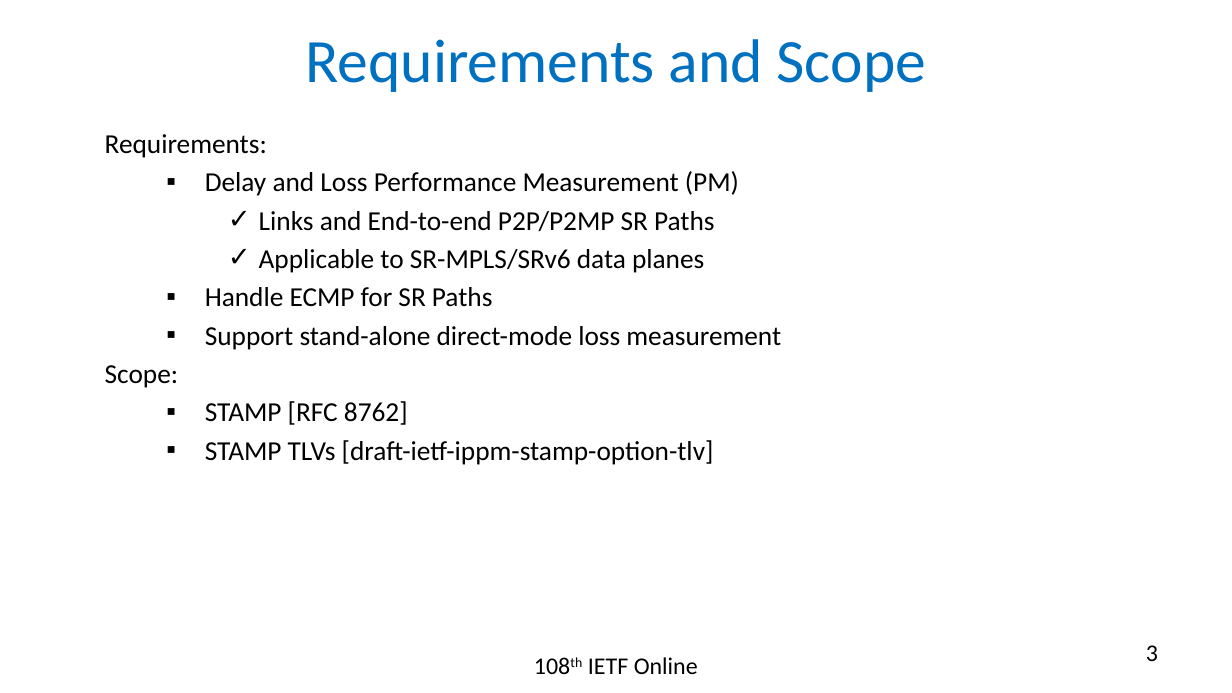
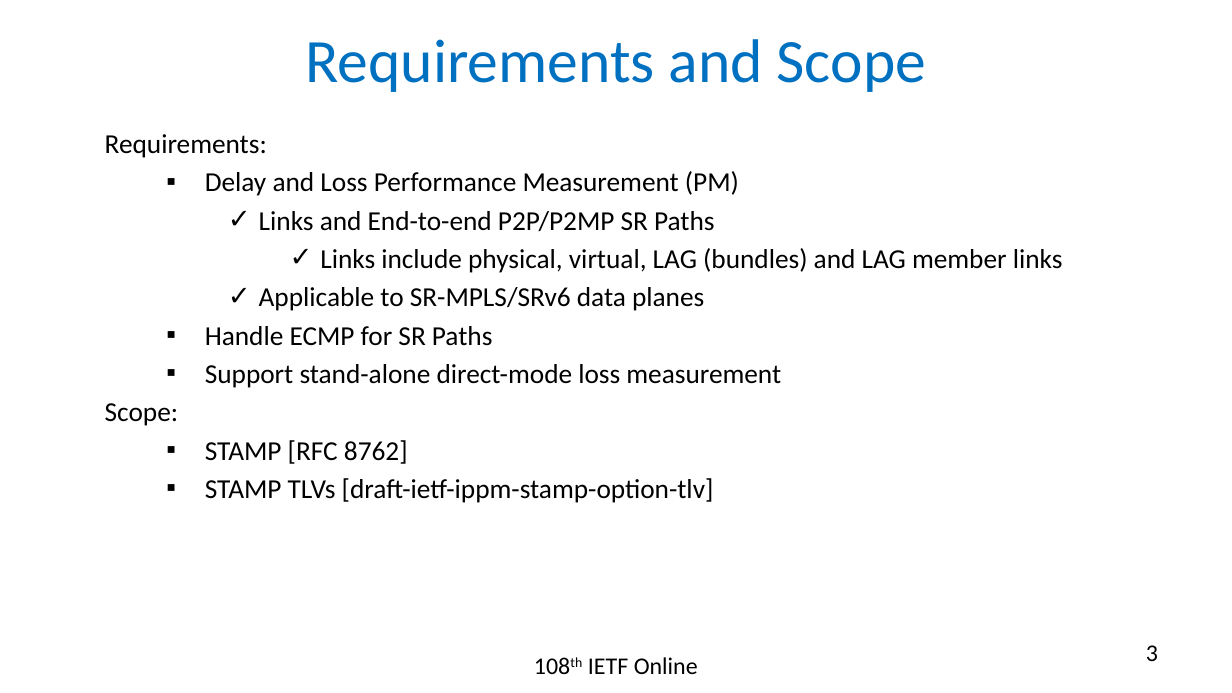
Before and after one commit to rakgandhi/ietf-slides, a slide deck: slide 3 of draft-gandhi-spring-stamp-srpm-01.pptx. Drawn at 1232x693 pixels with LibreOffice and Linux fonts; fonts in the diff are those of the drawing. Boxes give left, top, right and bottom in pixels: in the first picture for what was removed or moved away, otherwise in the second. Text is boxed around its words. In the diff, an @@ line names an element or a change of style, - is before the commit and + after.

```diff
--- a/draft-gandhi-spring-stamp-srpm-01.pptx
+++ b/draft-gandhi-spring-stamp-srpm-01.pptx
@@ text at (320, 248, 1063, 273): paragraph added @@
+      ✓ Links include physical, virtual, LAG (bundles) and LAG member links
```
Also in this commit, not shown: 5 other slides changed, 3 other files.
